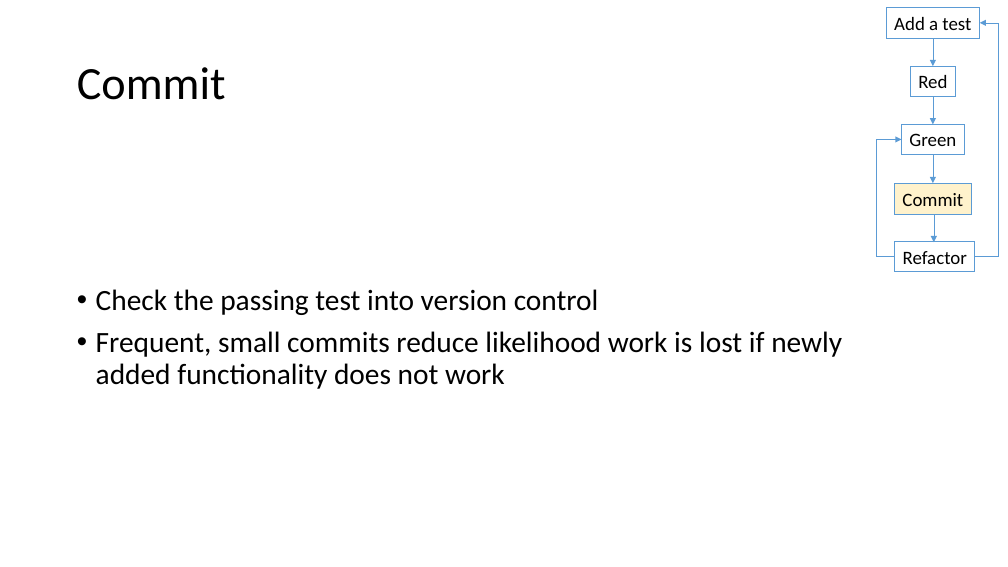
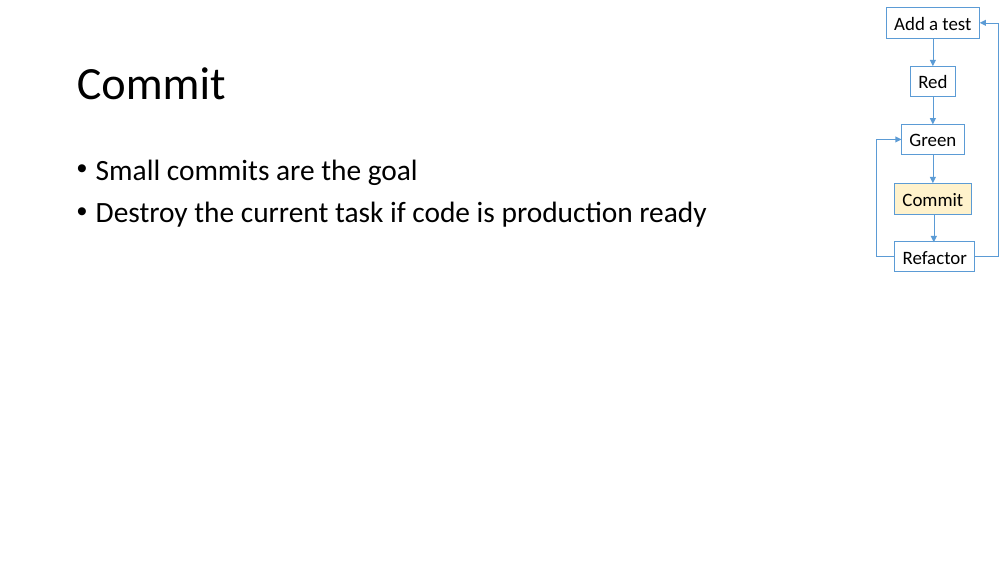
Before and after one commit to LlanddewiLovesYou/TDD_Darts, a slide deck: slide 20 of curriculum.pptx (slide 18 before the commit). Drawn at 1008x567 pixels with LibreOffice and Linux fonts; fonts in the diff are those of the drawing. Boxes give left, top, right and bottom in pixels: in the first picture for what was removed or moved away, otherwise in the second. Text is boxed around its words. In the diff, an @@ line names an element or a change of style, - is before the commit and + after.

```diff
--- a/curriculum.pptx
+++ b/curriculum.pptx
@@ text at [96, 159, 706, 227]: text changed @@
-• Check the passing test into version control
-• Frequent, small commits reduce likelihood work is lost if newly added functionality does not work
+• Small commits are the goal
+• Destroy the current task if code is production ready
```
Also in this commit, not shown: 10 other slides changed, 12 slides added.
